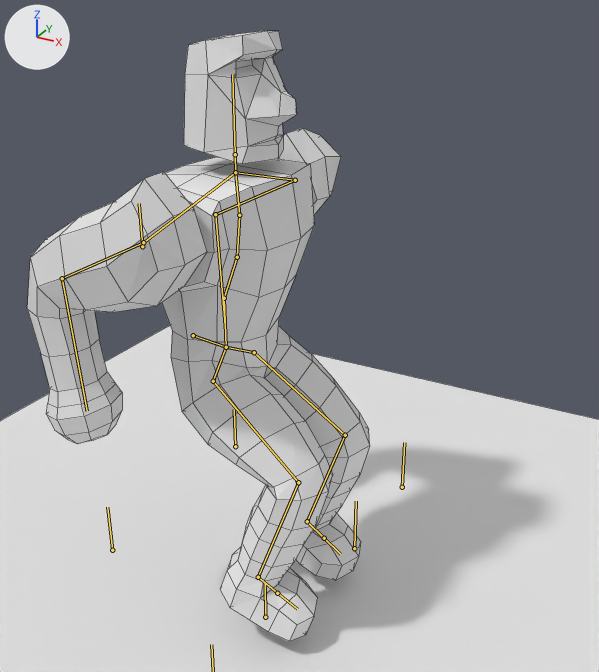
An edit to the Blender file Models/Tiki.blend, drawn before and after from the same camera.
Both versions are drawn from a camera (50 mm lens) standing at (8.16, -11.94, 11.4) and looking at (1.5, 0.16, 5.35). Every picture has the same lights, and +X, +Y and +Z are marked at upper left. The bones that bend it are drawn over the model as lines. Mesh edges are drawn as thin lines.

In view in the first picture: 'Plane', 'head', 'torso'.
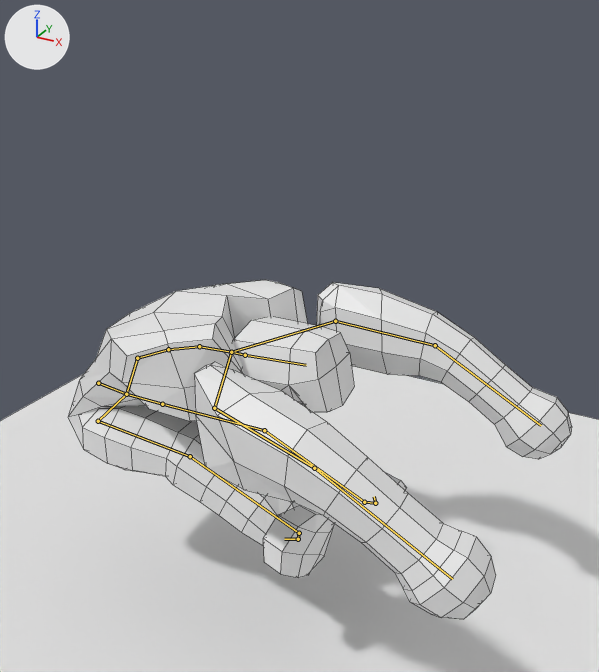
The newer file adds an action. The first version stands in its rest pose; the second is drawn at frame 10 of the action 'Hit'.

Pixel boxes (x1, y1, x2, y2) of what changed, in the pictures (599 x 672 px):
'torso', posed (47% wider, 34% shorter): before (27, 128, 370, 641); after (68, 280, 572, 619)
'head', posed (7% wider, 28% shorter): before (184, 31, 297, 164); after (233, 317, 354, 413)
bone 'Bone.030', root to tip: before (193, 335) to (226, 347); after (98, 383) to (126, 394)
bone 'Bone.010', root to tip: before (226, 347) to (254, 352); after (126, 394) to (162, 404)
bone 'Bone.014', root to tip: before (324, 538) to (340, 554); after (375, 503) to (374, 496)
bone 'Bone', root to tip: before (226, 347) to (224, 298); after (126, 394) to (137, 358)
bone 'Bone.007', root to tip: before (235, 172) to (295, 180); after (231, 352) to (335, 321)
bone 'Bone.015', root to tip: before (235, 154) to (232, 74); after (245, 355) to (306, 365)
bone 'Bone.016', root to tip: before (235, 172) to (143, 242); after (231, 352) to (214, 408)
bone 'Bone.019', root to tip: before (226, 347) to (213, 381); after (126, 394) to (98, 421)
bone 'Bone.022', root to tip: before (258, 577) to (277, 593); after (299, 533) to (298, 539)
bone 'Bone.023', root to tip: before (277, 593) to (297, 609); after (298, 539) to (284, 539)

Edits to the bpy script that builds the scene:
```text
Change bone_bone_001:
    where bone_bone_001 = bpy.data.objects['Tiki'].pose.bones['Bone.001']
    bone_bone_001.location: (0.0, 0.0, 0.0) -> (11.12, -0.15, 1.42)
    bone_bone_001.rotation_quaternion: (1.0, 0.0, 0.0, 0.0) -> (0.966, 0.0, 0.259, 0.0)  # degrees (0, 0, 0) -> degrees (0, 30, 0)
Change bone_bone_006:
    where bone_bone_006 = bpy.data.objects['Tiki'].pose.bones['Bone.006']
    bone_bone_006.location: (0.0, 0.0, 0.0) -> (10.55, 0.23, -0.42)
    bone_bone_006.rotation_quaternion: (1.0, 0.0, 0.0, 0.0) -> (0.893, 0.0, -0.45, 0.0)  # degrees (0, 0, 0) -> degrees (0, -54, 0)
Change bone_bone_024:
    where bone_bone_024 = bpy.data.objects['Tiki'].pose.bones['Bone.024']
    bone_bone_024.location: (0.0, 0.0, 0.0) -> (14.22, -1.72, 1.15)
    bone_bone_024.rotation_quaternion: (1.0, 0.0, 0.0, 0.0) -> (0.818, 0.0, 0.575, 0.0)  # degrees (0, 0, 0) -> degrees (0, 70, 0)
Change bone_bone_025:
    where bone_bone_025 = bpy.data.objects['Tiki'].pose.bones['Bone.025']
    bone_bone_025.location: (0.0, 0.0, 0.0) -> (13.34, -1.96, -1.64)
Change bone_bone_026:
    where bone_bone_026 = bpy.data.objects['Tiki'].pose.bones['Bone.026']
    bone_bone_026.location: (0.0, 0.0, 0.0) -> (14.94, -1.71, -0.23)
    bone_bone_026.rotation_quaternion: (1.0, 0.0, 0.0, 0.0) -> (0.818, 0.0, 0.575, 0.0)  # degrees (0, 0, 0) -> degrees (0, 70, 0)
Change bone_bone_027:
    where bone_bone_027 = bpy.data.objects['Tiki'].pose.bones['Bone.027']
    bone_bone_027.location: (0.0, 0.0, 0.0) -> (16.33, -2.85, -0.14)
Change bone_bone_028:
    where bone_bone_028 = bpy.data.objects['Tiki'].pose.bones['Bone.028']
    bone_bone_028.location: (0.0, 0.0, 0.0) -> (8.05, -0.16, 1.85)
    bone_bone_028.rotation_quaternion: (1.0, 0.0, 0.0, 0.0) -> (0.966, 0.0, 0.259, 0.0)  # degrees (0, 0, 0) -> degrees (0, 30, 0)
Change bone_bone_029:
    where bone_bone_029 = bpy.data.objects['Tiki'].pose.bones['Bone.029']
    bone_bone_029.location: (0.0, 0.0, 0.0) -> (9.92, 0.47, 1.04)
    bone_bone_029.rotation_quaternion: (1.0, 0.0, 0.0, 0.0) -> (0.893, 0.0, -0.45, 0.0)  # degrees (0, 0, 0) -> degrees (0, -54, 0)
Change bone_bone_030:
    where bone_bone_030 = bpy.data.objects['Tiki'].pose.bones['Bone.030']
    bone_bone_030.location: (0.0, 0.0, 0.0) -> (-1.91, -2.4, -0.01)
Change bone_bone_010:
    where bone_bone_010 = bpy.data.objects['Tiki'].pose.bones['Bone.010']  # child of 'Bone.030'
    bone_bone_010.rotation_quaternion: (1.0, 0.0, 0.0, 0.0) -> (0.966, 0.0, -0.114, 0.232)  # degrees (0, 0, 0) -> degrees (-3, -13, 27)
Change bone_bone_014:
    where bone_bone_014 = bpy.data.objects['Tiki'].pose.bones['Bone.014']  # child of 'Bone.013'
    bone_bone_014.rotation_quaternion: (1.0, 0.0, 0.0, 0.0) -> (0.953, 0.002, 0.058, 0.298)  # degrees (0, 0, 0) -> degrees (2, 6, 35)
Change bone_bone:
    where bone_bone = bpy.data.objects['Tiki'].pose.bones['Bone']  # child of 'Bone.030'
    bone_bone.rotation_quaternion: (1.0, 0.0, 0.0, 0.0) -> (0.888, 0.0, 0.0, -0.461)  # degrees (0, 0, 0) -> degrees (0, 0, -55)
Change bone_bone_007:
    where bone_bone_007 = bpy.data.objects['Tiki'].pose.bones['Bone.007']  # child of 'Bone.004'
    bone_bone_007.rotation_quaternion: (1.0, 0.0, 0.0, 0.0) -> (0.831, -0.55, 0.036, -0.067)  # degrees (0, 0, 0) -> degrees (-67, -1, -9)
Change bone_bone_015:
    where bone_bone_015 = bpy.data.objects['Tiki'].pose.bones['Bone.015']  # child of 'Bone.005'
    bone_bone_015.rotation_quaternion: (1.0, 0.0, 0.0, 0.0) -> (0.999, 0.0, 0.0, 0.037)  # degrees (0, 0, 0) -> degrees (0, 0, 4)
Change bone_bone_016:
    where bone_bone_016 = bpy.data.objects['Tiki'].pose.bones['Bone.016']  # child of 'Bone.004'
    bone_bone_016.rotation_quaternion: (1.0, 0.0, 0.0, 0.0) -> (0.727, -0.116, -0.045, -0.675)  # degrees (0, 0, 0) -> degrees (-6, -13, -85)
Change bone_bone_019:
    where bone_bone_019 = bpy.data.objects['Tiki'].pose.bones['Bone.019']  # child of 'Bone.030'
    bone_bone_019.rotation_quaternion: (1.0, 0.0, 0.0, 0.0) -> (0.966, 0.166, -0.114, -0.163)  # degrees (0, 0, 0) -> degrees (21, -10, -21)
Change bone_bone_022:
    where bone_bone_022 = bpy.data.objects['Tiki'].pose.bones['Bone.022']  # child of 'Bone.021'
    bone_bone_022.rotation_quaternion: (1.0, 0.0, 0.0, 0.0) -> (0.925, -0.331, -0.186, 0.02)  # degrees (0, 0, 0) -> degrees (-41, -19, 10)
Change bone_bone_023:
    where bone_bone_023 = bpy.data.objects['Tiki'].pose.bones['Bone.023']  # child of 'Bone.022'
    bone_bone_023.rotation_quaternion: (1.0, 0.0, 0.0, 0.0) -> (0.964, 0.0, 0.0, 0.268)  # degrees (0, 0, 0) -> degrees (0, 0, 31)
```
